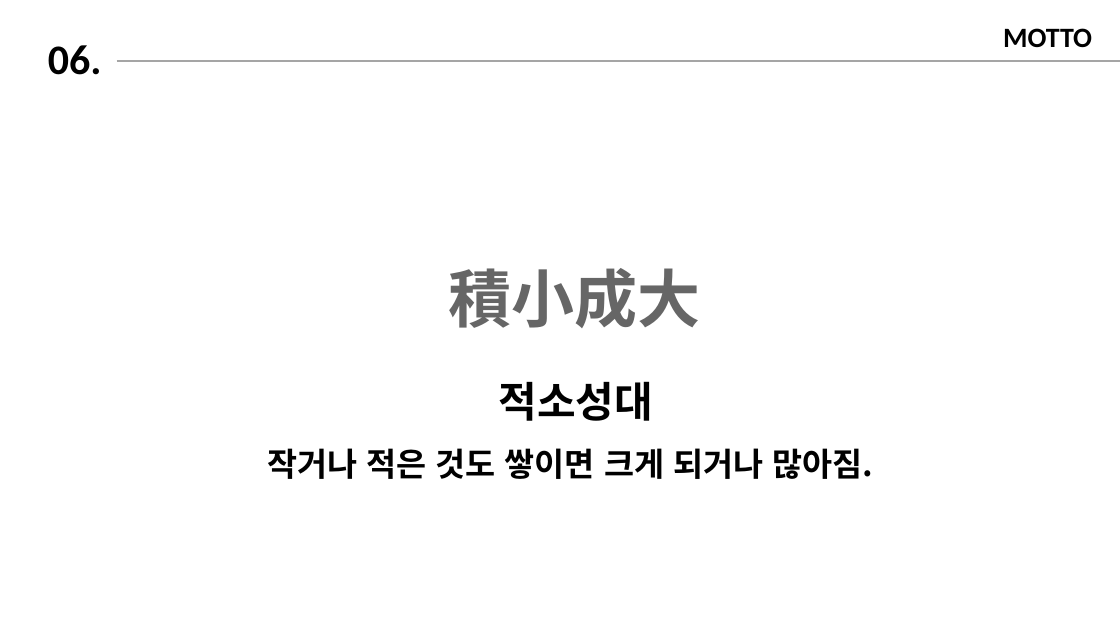
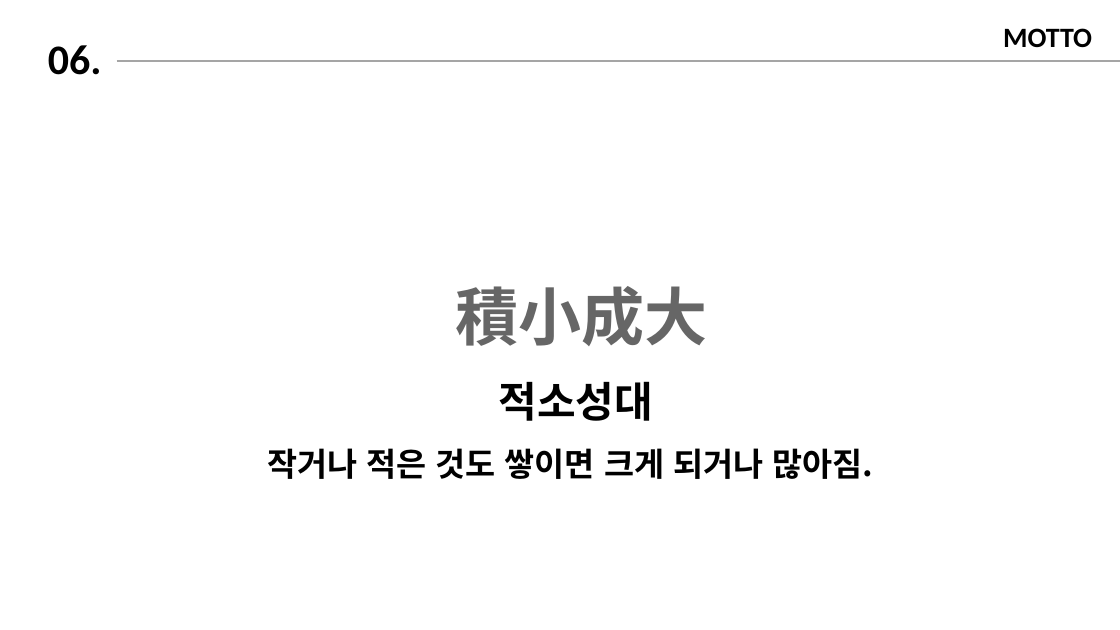
Before and after one commit to ingunbi/20220829-30, a slide deck: slide 6 of 자기소개/자기소개_유승지.pptx. Drawn at 1120x630 pixels with LibreOffice and Linux fonts; fonts in the diff are those of the drawing. Boxes give left, top, right and bottom in pixels: in the first picture for what was removed or moved away, otherwise in the second. Text is boxed around its words. In the diff, an @@ line names an element or a change of style, - is before the commit and + after.

```diff
--- a/자기소개/자기소개_유승지.pptx
+++ b/자기소개/자기소개_유승지.pptx
@@ text "積小成大": place and size @@
-text "積小成大" at <box>449,268,701,328</box>
+text "積小成大" at <box>456,286,708,346</box>
```
Also in this commit, not shown: 3 other slides changed.
